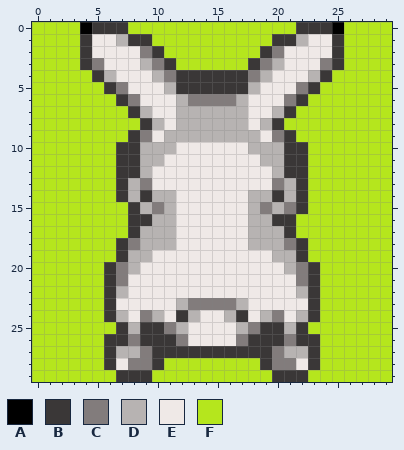
Pixel-art sprite: resources/Bunny/BunnyJumpUp.png. That is the earlier state.
The file is 30x30 pixels.
Palette (. is transparent): A #000000  B #3a3737  C #827c7c  D #b7b3b2  E #efe9e7  F #b5e61d
Once edited:
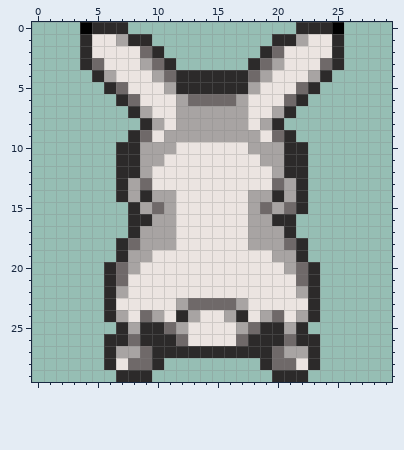
The commit says: Added bunny sprite test. Set bunny sprite background transparent.
Changes in this commit:
@@ palette @@
-B #3a3737
+B #2c2a2a
-C #827c7c
+C #6f6969
-D #b7b3b2
+D #a8a4a3
-E #efe9e7
+E #ebe4e1
@@ x 0..29 @@
- 0 FFFFABBBFFFFFFFFFFFFFFBBBAFFFF
- 1 FFFFBEEDBBFFFFFFFFFFBBDEEBFFFF
- 2 FFFFBEEEECBFFFFFFFFBCEEEEBFFFF
- 3 FFFFBCEEEDCBFFFFFFBCDEEECBFFFF
- 4 FFFFFBDEEEDCBBBBBBCDEEEDBFFFFF
- 5 FFFFFFBCEEEDBBBBBBDEEECBFFFFFF
- 6 FFFFFFFBCEEEDCCCCDEEECBFFFFFFF
- 7 FFFFFFFFBDEEDDDDDDEEDBFFFFFFFF
- 8 FFFFFFFFFBDEDDDDDDEDBFFFFFFFFF
- 9 FFFFFFFFBCEDDDDDDDDECBFFFFFFFF
-10 FFFFFFFBBDDDEEEEEEDDDBBFFFFFFF
-11 FFFFFFFBBDDEEEEEEEEDDBBFFFFFFF
-12 FFFFFFFBBDEEEEEEEEEEDBBFFFFFFF
-13 FFFFFFFBDCEEEEEEEEEECDBFFFFFFF
-14 FFFFFFFBDBDDEEEEEEDDBDBFFFFFFF
-15 FFFFFFFFBDCDEEEEEEDCDCBFFFFFFF
-16 FFFFFFFFBBDDEEEEEEDDBBFFFFFFFF
-17 FFFFFFFFBDDDEEEEEEDDDBFFFFFFFF
-18 FFFFFFFBCDDDEEEEEEDDDCBFFFFFFF
-19 FFFFFFFBDDEEEEEEEEEEDDBFFFFFFF
-20 FFFFFFBCDEEEEEEEEEEEEDCBFFFFFF
-21 FFFFFFBCEEEEEEEEEEEEEECBFFFFFF
-22 FFFFFFBDEEEEEEEEEEEEEEDBFFFFFF
-23 FFFFFFBEEEEEDCCCCDEEEEEBFFFFFF
-24 FFFFFFBDECDEBDEEDBEDCEDBFFFFFF
-25 FFFFFFFBDBBCDEEEEDCBBDBFFFFFFF
-26 FFFFFFBBCBBBCEEEECBBBCBBFFFFFF
-27 FFFFFFBDDCBBBBBBBBBBCDDBFFFFFF
-28 FFFFFFBECCBFFFFFFFFBCCEBFFFFFF
-29 FFFFFFFBBBFFFFFFFFFFBBBFFFFFFF
+ 0 ....ABBB..............BBBA....
+ 1 ....BEEDBB..........BBDEEB....
+ 2 ....BEEEECB........BCEEEEB....
+ 3 ....BCEEEDCB......BCDEEECB....
+ 4 .....BDEEEDCBBBBBBCDEEEDB.....
+ 5 ......BCEEEDBBBBBBDEEECB......
+ 6 .......BCEEEDCCCCDEEECB.......
+ 7 ........BDEEDDDDDDEEDB........
+ 8 .........BDEDDDDDDEDB.........
+ 9 ........BCEDDDDDDDDECB........
+10 .......BBDDDEEEEEEDDDBB.......
+11 .......BBDDEEEEEEEEDDBB.......
+12 .......BBDEEEEEEEEEEDBB.......
+13 .......BDCEEEEEEEEEECDB.......
+14 .......BDBDDEEEEEEDDBDB.......
+15 ........BDCDEEEEEEDCDCB.......
+16 ........BBDDEEEEEEDDBB........
+17 ........BDDDEEEEEEDDDB........
+18 .......BCDDDEEEEEEDDDCB.......
+19 .......BDDEEEEEEEEEEDDB.......
+20 ......BCDEEEEEEEEEEEEDCB......
+21 ......BCEEEEEEEEEEEEEECB......
+22 ......BDEEEEEEEEEEEEEEDB......
+23 ......BEEEEEDCCCCDEEEEEB......
+24 ......BDECDEBDEEDBEDCEDB......
+25 .......BDBBCDEEEEDCBBDB.......
+26 ......BBCBBBCEEEECBBBCBB......
+27 ......BDDCBBBBBBBBBBCDDB......
+28 ......BECCB........BCCEB......
+29 .......BBB..........BBB.......
